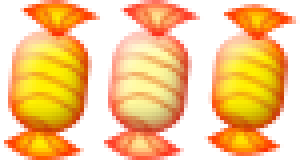
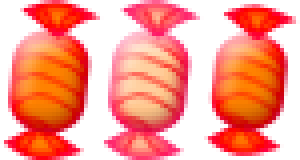
Comparing the layer stacks of the two 300×160 images. Changes:
pixels changed over (4, 0, 296, 160) (layer not identified)
